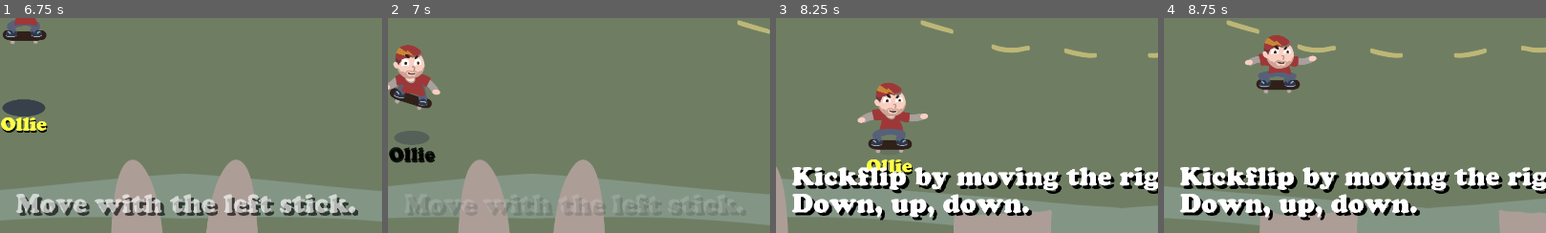
Above: before the commit, frames 1-4 (left to right).
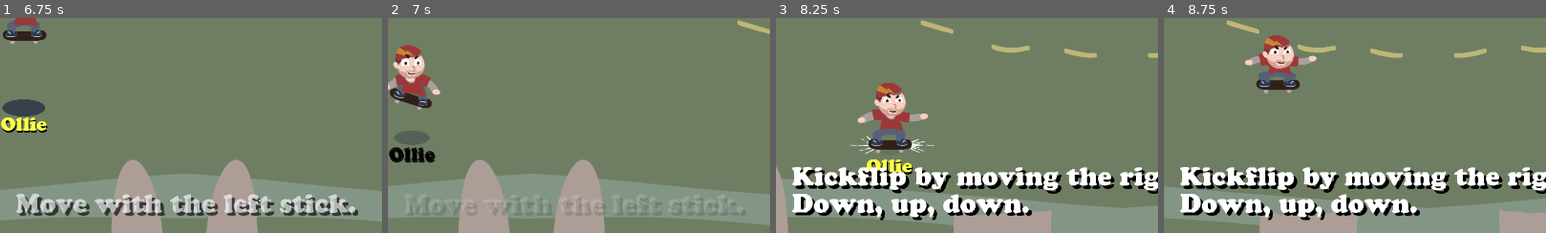
Above: after the commit, the same moments.

Repository: proximadams/The-Radical-Adventures-of-Chris-Pointon
Game: Godot game, scene res://scenes/TitleScreen.tscn
The game is run twice, just before and just after one commit, with the same random seed, the same clock (stepped at 60 frames per second) and the same inputs.
Inputs (mouse positions are % of the whole screen's width and height, from its top left):
- Up to frame 1 (6.75 s): move the mouse to (72, 45) at 0.52 s; hold D (move_right) 0.53-1.25 s; hold Down (shift_crouch) 0.53-1.25 s; tap Up (shift_jump) at 0.77, 2.27, 4.52, 5.27, 6.02 s; click "Start" at 1.25 s; move the mouse to (30, 55) at 2.02 s; hold S (move_down) 2.03-2.78 s; tap Down (shift_crouch) at 2.1, 4.35, 5.85 s; move the mouse to (60, 28) at 2.77 s; hold D (move_right) 2.78-3.5 s; hold Down (shift_crouch) 2.78-3.5 s; click "Yes" at 3.5 s; move the mouse to (45, 70) at 4.27 s; hold W (move_up) 4.28-5.03 s; tap Enter at 5 s; move the mouse to (80, 65) at 5.02 s; hold Down (shift_crouch) 5.03-5.78 s; hold A (move_left) 5.03-6.53 s; move the mouse to (20, 35) at 5.77 s; move the mouse to (55, 50) at 6.52 s; hold S (move_down) from 6.53 s (still down); hold Down (shift_crouch) from 6.53 s (still down)
- Up to frame 2 (7 s): keep holding S (move_down); keep holding Down (shift_crouch)
- Up to frame 3 (8.25 s): move the mouse to (35, 25) at 7.27 s; release S (move_down) at 7.28 s; release Down (shift_crouch) at 7.28 s; hold D (move_right) 7.28-8.03 s; tap Down (shift_crouch) at 7.35 s; tap Up (shift_jump) at 7.52 s; move the mouse to (72, 45) at 8.02 s; hold W (move_up) from 8.03 s (still down); hold Down (shift_crouch) from 8.03 s (still down)
- Up to frame 4 (8.75 s): keep holding W (move_up); keep holding Down (shift_crouch); tap Up (shift_jump) at 8.27 s
The pictures show only the part of the screen within x 0-50%, y 50-100%; the shares and areas given below are measured in that part.

Frames 1-2 are identical in both runs. In frame 3, 0.2% of the frame differs, in the area x 19-42%, y 54-64%; in frame 4, nothing differs.

Commit message:
land effect animation

Diff:
--- a/code/Player.gd
+++ b/code/Player.gd
@@ -42,9 +42,10 @@
 
 var rampState = NOT_ON
 
-onready var anim          : AnimationPlayer = $VisualAnimationPlayer
-onready var animHealth    : AnimationPlayer = $Health/AnimationPlayer
-onready var animHurt      : AnimationPlayer = $HurtAnimationPlayer
+onready var anim          : AnimationPlayer  = $VisualAnimationPlayer
+onready var animHealth    : AnimationPlayer  = $Health/AnimationPlayer
+onready var animHurt      : AnimationPlayer  = $HurtAnimationPlayer
+onready var animTrick     : AnimationPlayer  = $TrickEffects/AnimationPlayer
 onready var hurtCollision : CollisionShape2D = $PlayerHurtableArea/CollisionShape2D
 onready var sound := {
 	'rolling': $SoundEffects/Rolling,
@@ -171,6 +172,7 @@
 		sound.rolling.volume_db = 6.0
 		if anim.current_animation.find('jump') != -1 or anim.current_animation.find('grind_end') != -1:
 			_play_sound_landing()
+			animTrick.play('land')
 	if _get_movement_input_direction() == Vector2(0.0, 0.0):
 		sound.rolling.pitch_scale = 1.0
 	else:
@@ -338,11 +340,13 @@
 		global_position.y = positionY
 		anim.play('grind_forward')
 		_play_sound_landing()
+		animTrick.play('land_grind')
 	elif anim.current_animation == 'jump_low' or anim.current_animation == 'grind_end_jump_low':
 		timeSinceStartedGrind = 0.0
 		global_position.y = positionY
 		anim.play('grind_back')
 		_play_sound_landing()
+		animTrick.play('land_grind')
 
 func try_end_grind() -> void:
 	if not anim.current_animation.begins_with('grind_end'):
--- a/scenes/Level.tscn
+++ b/scenes/Level.tscn
@@ -33,6 +33,7 @@
 [ext_resource path="res://audio/Pain1.mp3" type="AudioStream" id=31]
 [ext_resource path="res://audio/Pain2.mp3" type="AudioStream" id=32]
 [ext_resource path="res://audio/Pain3.mp3" type="AudioStream" id=33]
+[ext_resource path="res://images/tricks/Land.png" type="Texture" id=34]
 
 [sub_resource type="Animation" id=92]
 length = 0.001
@@ -808,6 +809,152 @@
 } ]
 }
 
+[sub_resource type="Animation" id=100]
+length = 0.001
+tracks/0/type = "value"
+tracks/0/path = NodePath("Sprite:frame")
+tracks/0/interp = 1
+tracks/0/loop_wrap = true
+tracks/0/imported = false
+tracks/0/enabled = true
+tracks/0/keys = {
+"times": PoolRealArray( 0 ),
+"transitions": PoolRealArray( 1 ),
+"update": 1,
+"values": [ 0 ]
+}
+tracks/1/type = "value"
+tracks/1/path = NodePath("Sprite:visible")
+tracks/1/interp = 1
+tracks/1/loop_wrap = true
+tracks/1/imported = false
+tracks/1/enabled = true
+tracks/1/keys = {
+"times": PoolRealArray( 0 ),
+"transitions": PoolRealArray( 1 ),
+"update": 1,
+"values": [ true ]
+}
+tracks/2/type = "value"
+tracks/2/path = NodePath("Sprite:position")
+tracks/2/interp = 1
+tracks/2/loop_wrap = true
+tracks/2/imported = false
+tracks/2/enabled = true
+tracks/2/keys = {
+"times": PoolRealArray( 0 ),
+"transitions": PoolRealArray( 1 ),
+"update": 0,
+"values": [ Vector2( -32, -272 ) ]
+}
+
+[sub_resource type="Animation" id=99]
+resource_name = "land"
+step = 0.02
+tracks/0/type = "value"
+tracks/0/path = NodePath("Sprite:frame")
+tracks/0/interp = 1
+tracks/0/loop_wrap = true
+tracks/0/imported = false
+tracks/0/enabled = true
+tracks/0/keys = {
+"times": PoolRealArray( 0, 0.02, 0.04, 0.06, 0.08, 0.1, 0.12 ),
+"transitions": PoolRealArray( 1, 1, 1, 1, 1, 1, 1 ),
+"update": 1,
+"values": [ 0, 1, 2, 3, 4, 5, 6 ]
+}
+tracks/1/type = "value"
+tracks/1/path = NodePath("Sprite:visible")
+tracks/1/interp = 1
+tracks/1/loop_wrap = true
+tracks/1/imported = false
+tracks/1/enabled = true
+tracks/1/keys = {
+"times": PoolRealArray( 0, 0.14 ),
+"transitions": PoolRealArray( 1, 1 ),
+"update": 1,
+"values": [ true, false ]
+}
+tracks/2/type = "value"
+tracks/2/path = NodePath("Sprite:position")
+tracks/2/interp = 1
+tracks/2/loop_wrap = true
+tracks/2/imported = false
+tracks/2/enabled = true
+tracks/2/keys = {
+"times": PoolRealArray( 0 ),
+"transitions": PoolRealArray( 1 ),
+"update": 0,
+"values": [ Vector2( -22, -272 ) ]
+}
+
+[sub_resource type="Animation" id=102]
+resource_name = "land_grind"
+step = 0.02
+tracks/0/type = "value"
+tracks/0/path = NodePath("Sprite:frame")
+tracks/0/interp = 1
+tracks/0/loop_wrap = true
+tracks/0/imported = false
+tracks/0/enabled = true
+tracks/0/keys = {
+"times": PoolRealArray( 0, 0.02, 0.04, 0.06, 0.08, 0.1, 0.12 ),
+"transitions": PoolRealArray( 1, 1, 1, 1, 1, 1, 1 ),
+"update": 1,
+"values": [ 0, 1, 2, 3, 4, 5, 6 ]
+}
+tracks/1/type = "value"
+tracks/1/path = NodePath("Sprite:visible")
+tracks/1/interp = 1
+tracks/1/loop_wrap = true
+tracks/1/imported = false
+tracks/1/enabled = true
+tracks/1/keys = {
+"times": PoolRealArray( 0, 0.14 ),
+"transitions": PoolRealArray( 1, 1 ),
+"update": 1,
+"values": [ true, false ]
+}
+tracks/2/type = "value"
+tracks/2/path = NodePath("Sprite:position")
+tracks/2/interp = 1
+tracks/2/loop_wrap = true
+tracks/2/imported = false
+tracks/2/enabled = true
+tracks/2/keys = {
+"times": PoolRealArray( 0 ),
+"transitions": PoolRealArray( 1 ),
+"update": 0,
+"values": [ Vector2( -22, -544 ) ]
+}
+
+[sub_resource type="Animation" id=101]
+resource_name = "none"
+tracks/0/type = "value"
+tracks/0/path = NodePath("Sprite:visible")
+tracks/0/interp = 1
+tracks/0/loop_wrap = true
+tracks/0/imported = false
+tracks/0/enabled = true
+tracks/0/keys = {
+"times": PoolRealArray( 0 ),
+"transitions": PoolRealArray( 1 ),
+"update": 1,
+"values": [ false ]
+}
+tracks/1/type = "value"
+tracks/1/path = NodePath("Sprite:position")
+tracks/1/interp = 1
+tracks/1/loop_wrap = true
+tracks/1/imported = false
+tracks/1/enabled = true
+tracks/1/keys = {
+"times": PoolRealArray( 0 ),
+"transitions": PoolRealArray( 1 ),
+"update": 0,
+"values": [ Vector2( -32, -272 ) ]
+}
+
 [sub_resource type="Animation" id=90]
 resource_name = "1to0"
 step = 0.05
@@ -5710,10 +5857,10 @@
 tracks/1/imported = false
 tracks/1/enabled = true
 tracks/1/keys = {
-"times": PoolRealArray( 0, 0.1, 0.2, 0.3 ),
+"times": PoolRealArray( 0, 0.1, 0.2, 0.298774 ),
 "transitions": PoolRealArray( 1, 1, 1, 1 ),
 "update": 0,
-"values": [ Vector2( 0.5, 0.5 ), Vector2( 1.5, 1.5 ), Vector2( 1, 1 ), Vector2( 1.5, 1.5 ) ]
+"values": [ Vector2( 0.5, 0.5 ), Vector2( 2, 2 ), Vector2( 1.5, 1.5 ), Vector2( 2, 2 ) ]
 }
 tracks/2/type = "value"
 tracks/2/path = NodePath("KickflipX2:visible")
@@ -6086,7 +6233,7 @@
 "times": PoolRealArray( 0, 0.1, 0.2, 0.3 ),
 "transitions": PoolRealArray( 1, 1, 1, 1 ),
 "update": 0,
-"values": [ Vector2( 0.5, 0.5 ), Vector2( 1.5, 1.5 ), Vector2( 1, 1 ), Vector2( 1.5, 1.5 ) ]
+"values": [ Vector2( 0.5, 0.5 ), Vector2( 3, 3 ), Vector2( 2, 2 ), Vector2( 3, 3 ) ]
 }
 tracks/2/type = "value"
 tracks/2/path = NodePath("Spin720:visible")
@@ -6548,6 +6695,21 @@
 
 [node name="Sprite" type="Sprite" parent="Player/Shadow"]
 texture = ExtResource( 3 )
+
+[node name="TrickEffects" type="Node2D" parent="Player"]
+
+[node name="Sprite" type="Sprite" parent="Player/TrickEffects"]
+position = Vector2( -32, -272 )
+scale = Vector2( 1.5, 1.5 )
+texture = ExtResource( 34 )
+hframes = 7
+
+[node name="AnimationPlayer" type="AnimationPlayer" parent="Player/TrickEffects"]
+autoplay = "none"
+anims/RESET = SubResource( 100 )
+anims/land = SubResource( 99 )
+anims/land_grind = SubResource( 102 )
+anims/none = SubResource( 101 )
 
 [node name="Health" type="Node2D" parent="Player"]
 visible = false
@@ -6654,6 +6816,7 @@
 disabled = true
 
 [node name="TrickLabels" type="Node2D" parent="Player"]
+modulate = Color( 1, 1, 0, 0 )
 scale = Vector2( 1.5, 1.5 )
 z_index = 10
 
Binary file added: images/tricks/Land.png
Not shown, added: images/tricks/Land.png.import
Not shown: 1 places in scenes/Level.tscn that only renumber resources
Not shown, changed: images/.DS_Store
